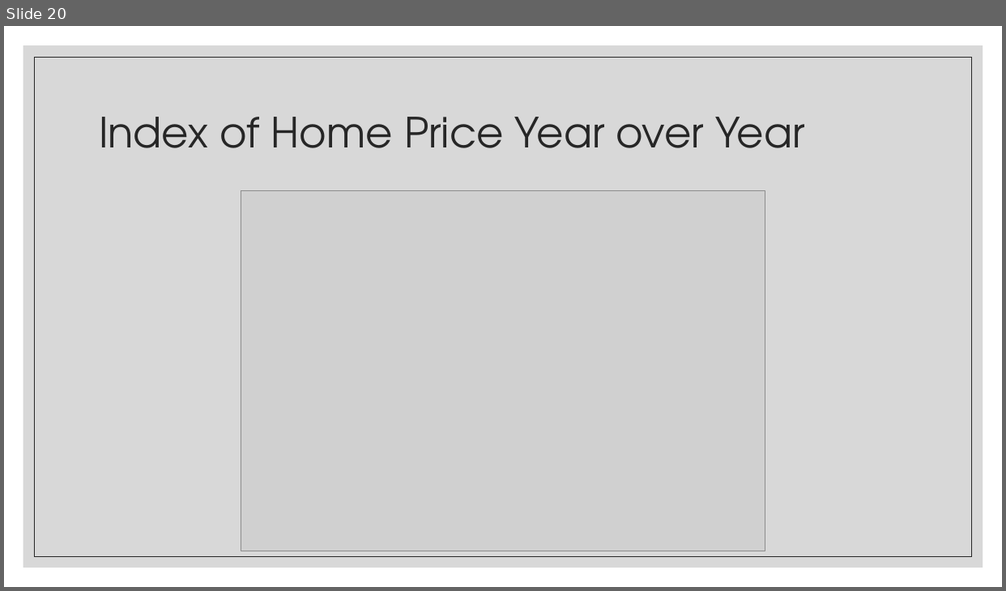
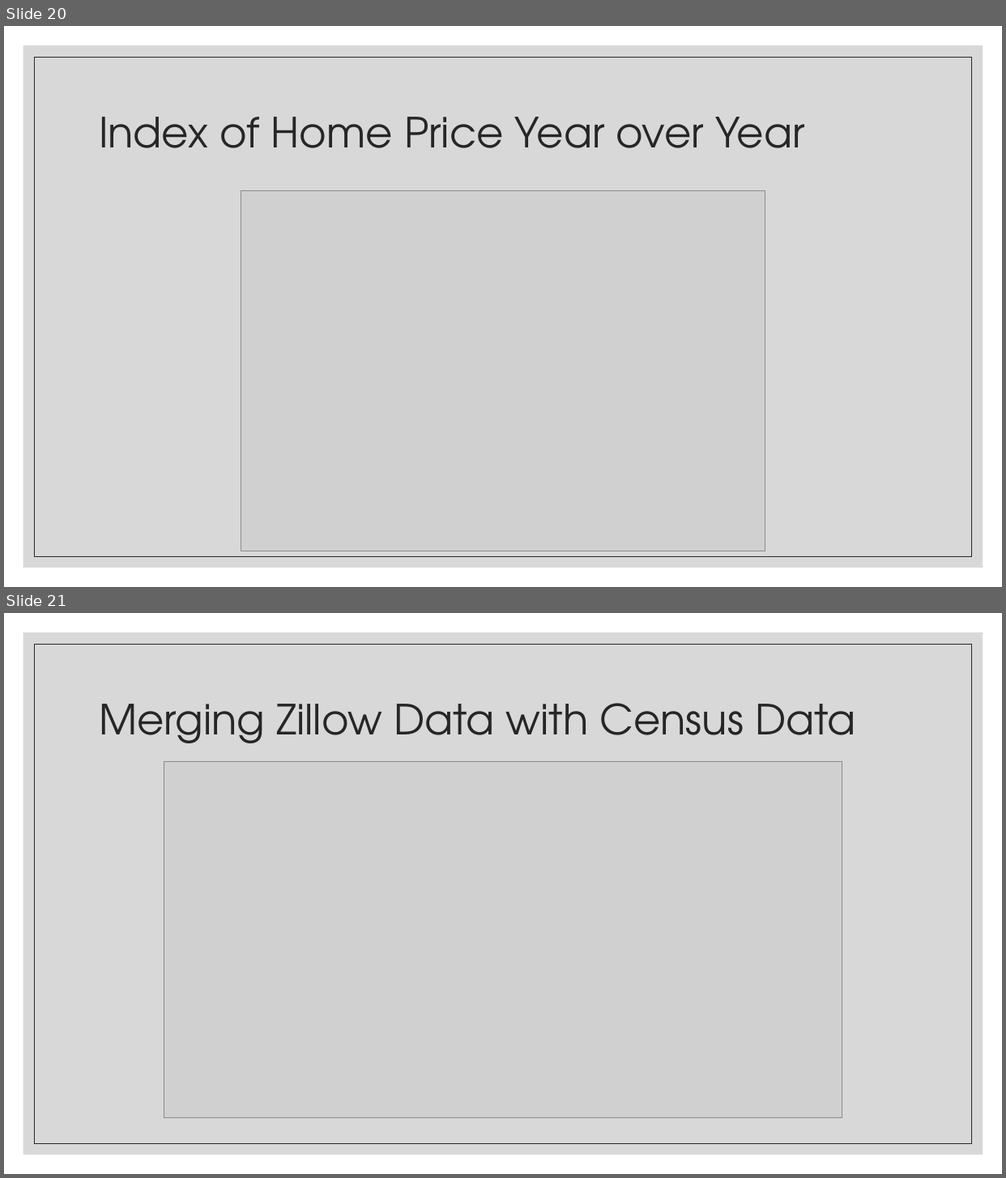
Before and after one commit to yanthedeveloper/Project1, a slide deck: Project 1 Div 101 Updated Slides.pptx. Shown one above the other, each under a label of ours: slide 20 before the commit, slides 20 and 21 after it. The pictures are 1006x591 and 1006x1178 pixels, drawn with LibreOffice and Linux fonts; fonts in the diff are those of the drawing; grey boxes stand for pictures. Boxes give left, top, right and bottom in pixels: in the first picture for what was removed or moved away, otherwise in the second. Text is boxed around its words. In the diff, an @@ line names an element or a change of style, - is before the commit and + after.

```diff
--- a/Project 1 Div 101 Updated Slides.pptx
+++ b/Project 1 Div 101 Updated Slides.pptx
@@ slide 21 added at (4,613,1002,1174), background #FFFFFF; not listed: 2 template elements that a slide beside it also shows @@
@@ title added at (99,703,855,743), 40 pt, text #262626 @@
+Merging Zillow Data with Census Data
@@ picture added at (164,762,842,1118) @@
```
Also in this commit, not shown: 3 slides changed, 1 other file.
